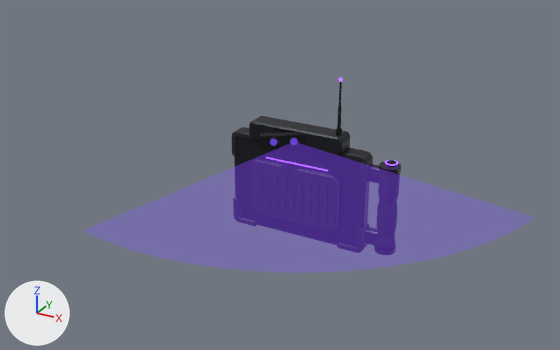
Two versions of the glTF model gadgets/recon-tablet/recon-tablet.glb, one commit apart.
The view is the same before and after, from a 50 mm lens placed at (0.402, -1.101, 0.569), pointed at (-0.099, -0.19, 0.113). The axes (+X, +Y, +Z) are drawn at lower left. The lights are the same throughout. The picture after the commit comes second. Both versions are drawn at frame 9 of the action 'scan'; the numbers are the values there.

The first picture shows 'bumpers', 'emitter_head', 'frame', 'scan_cone', 'sensor_bar' and 5 more.
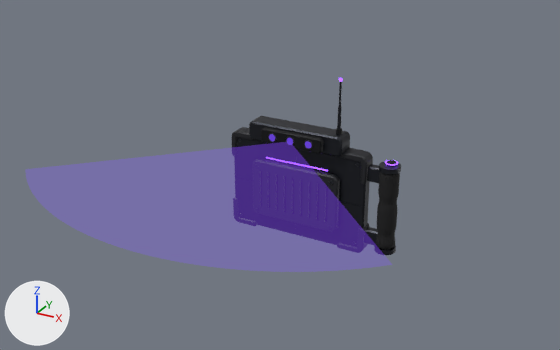
ob_sensor_emitter is not drawn itself; it is the parent of ob_emitter_head, ob_emitter_lenses, ob_emitter_rims, ob_fx_sensor.

Edits to the bpy script that builds the scene:
```text
Change ob_sensor_emitter:
    ob_sensor_emitter.rotation_euler: (0.0, 0.0, 0.567) -> (0.0, 0.0, 0.0)  # degrees (0, 0, 32) -> degrees (0, 0, 0)
```

Pixel boxes [x1, y1, x2, y2] of what changed, in the pictures (560 x 350 px):
'scan_cone', turned: before [83, 142, 534, 273]; after [25, 141, 392, 272]
'emitter_head', turned: before [260, 132, 305, 149]; after [261, 127, 324, 154]
'emitter_lenses', turned: before [270, 138, 298, 146]; after [269, 134, 312, 148]
'emitter_rims', turned: before [268, 137, 299, 147]; after [268, 133, 313, 150]
